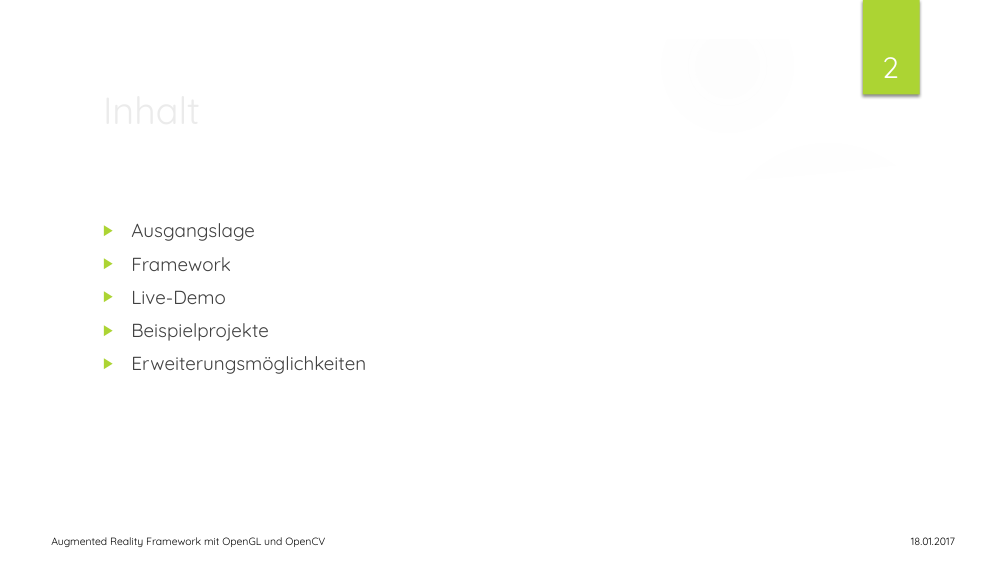
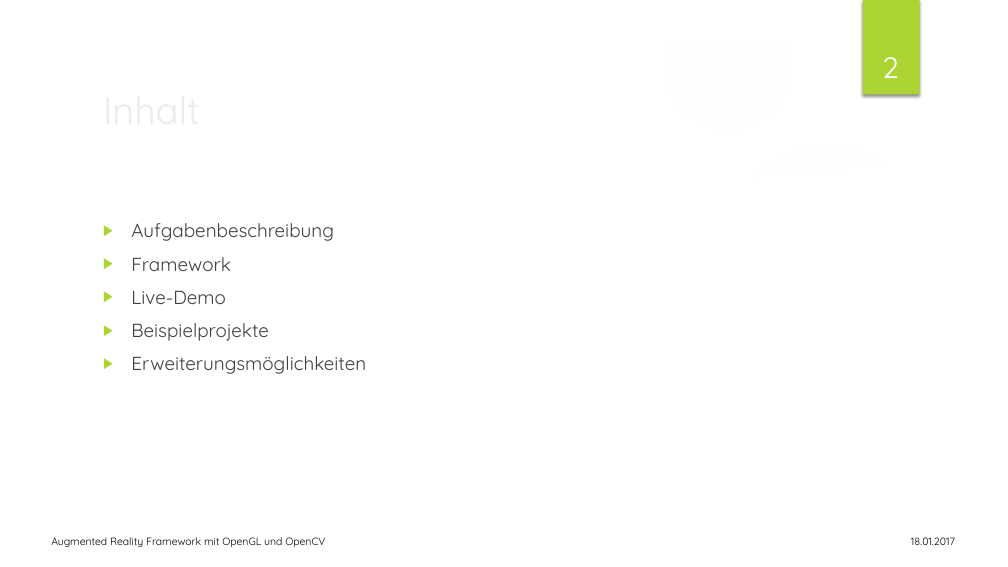
Before and after one commit to JimWest/LwAr, a slide deck: slide 2 of Docu/Präsentation_LwAR.pptx. Drawn at 1008x567 pixels with LibreOffice and Linux fonts; fonts in the diff are those of the drawing; background and template pictures are left out. Boxes give left, top, right and bottom in pixels: in the first picture for what was removed or moved away, otherwise in the second. Text is boxed around its words. In the diff, an @@ line names an element or a change of style, - is before the commit and + after.

```diff
--- a/Docu/Präsentation_LwAR.pptx
+++ b/Docu/Präsentation_LwAR.pptx
@@ text at bbox=[131, 223, 334, 241]: text changed @@
-▶ Ausgangslage
+▶ Aufgabenbeschreibung
```
Also in this commit, not shown: 7 other slides changed, 31 other files.
